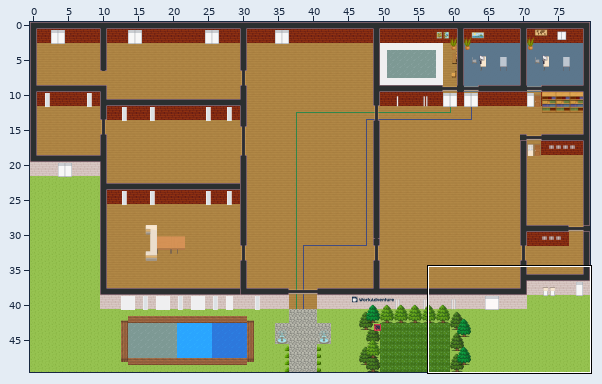
A Tiled map (JSON) gets an edit: map.tmj. The picture above shows the old version from afar; the outline marks the close-up.
Close-up. The starting point:
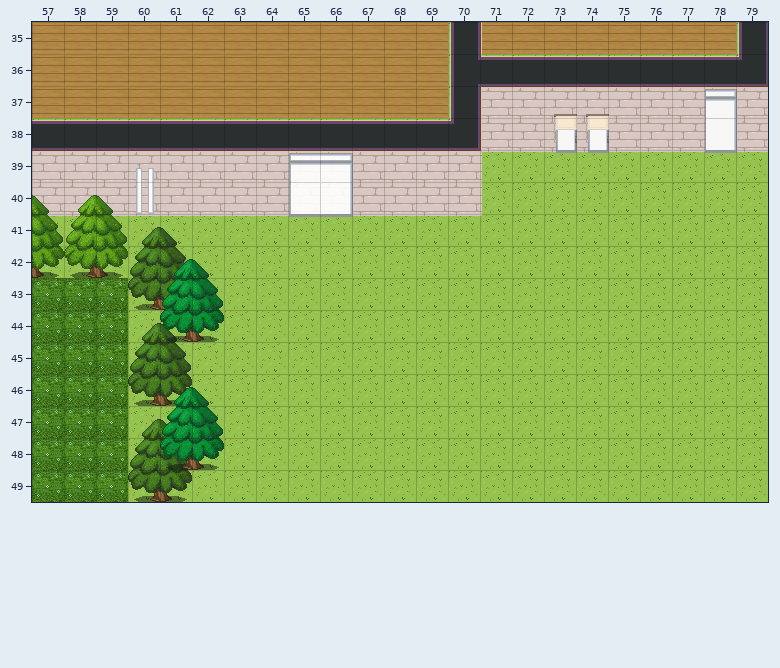
Cells are 32x32 px. Shown: x 57..79, y 35..49. The commit also changed other parts of the map, which this record leaves out.
After the commit:
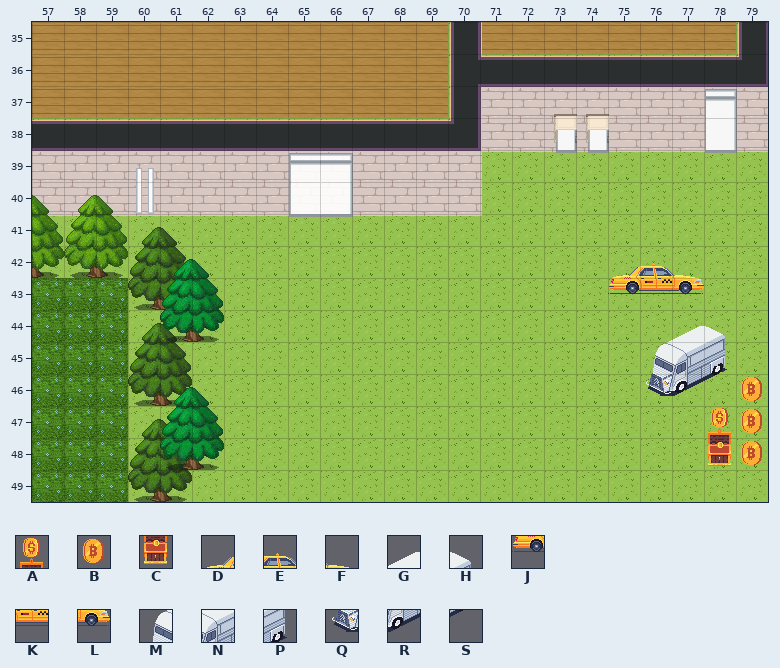
Key: from "Divers": A 0, B 1, C 14, D 462, E 463, F 464, G 471, H 472, J 476, K 477, L 478, M 484, N 485, P 486, Q 498, R 499, S 500.
_ is an empty cell.
What changed:
Changed rows in their new state; . is an unchanged cell.
Layer "Plantes et Deco":
first column x 75:
42 DEF..
43 JKL..
44 ..GH.
45 .MNP.
46 .QRSB
47 ...AB
48 ...CB
Changed places in both close-ups, as pixel boxes (x1, y1, x2, y2):
added: (608, 263, 762, 466)
